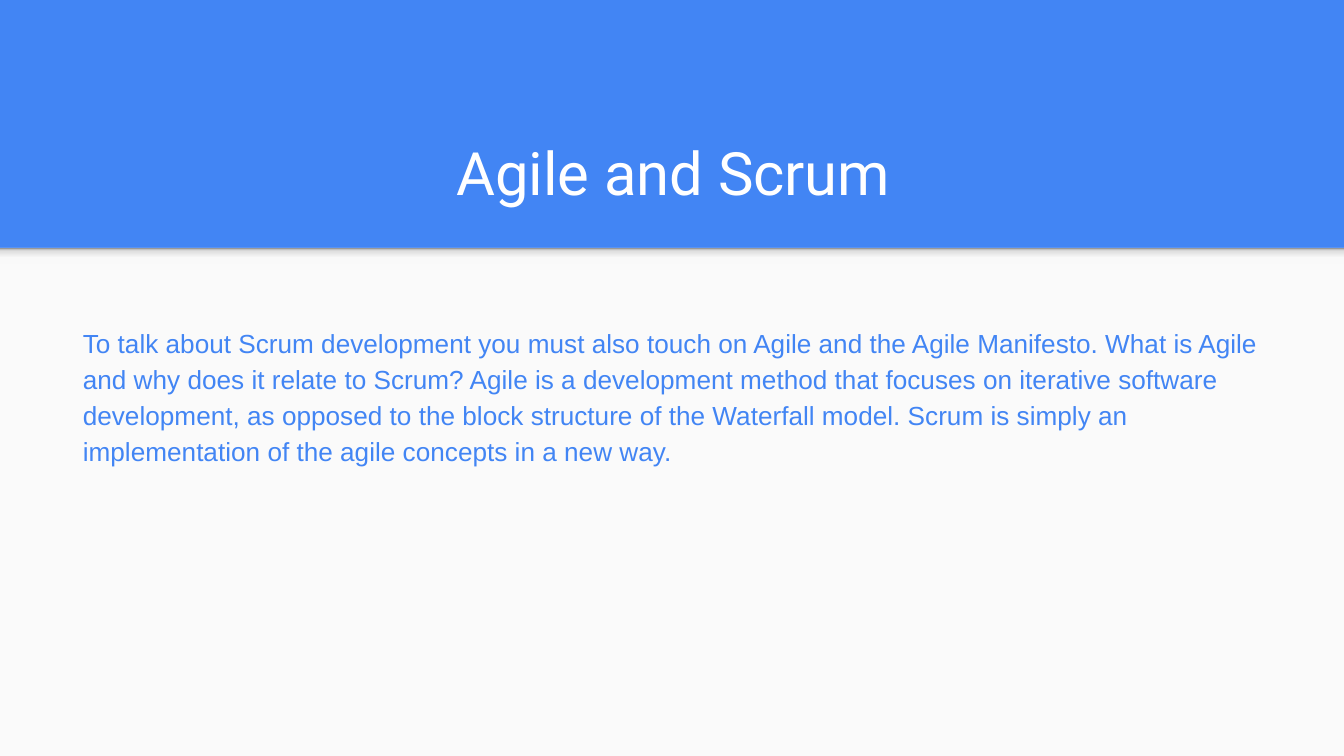
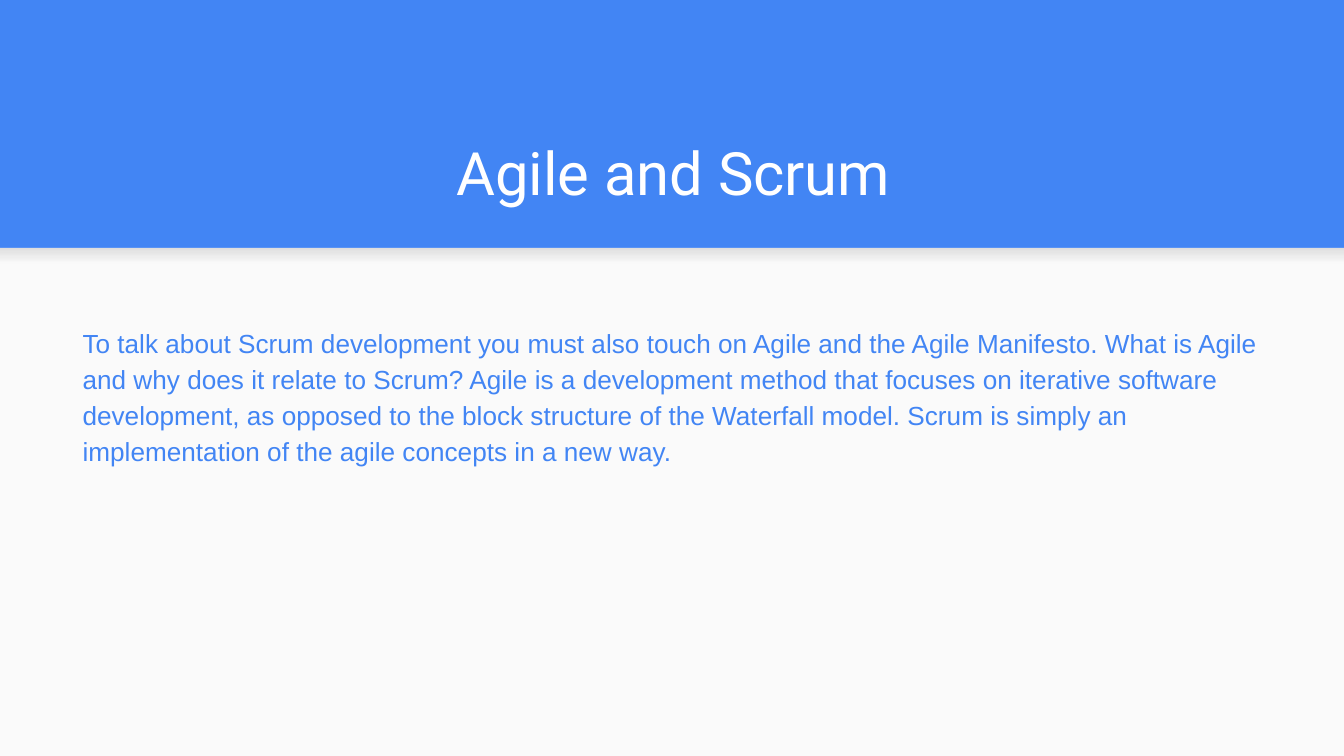
Before and after one commit to escalonn/dotnet-notes, a slide deck: slide 2 of 4-devops/Scrum Development.pptx. Drawn at 1344x756 pixels with LibreOffice and Linux fonts; fonts in the diff are those of the drawing. Boxes give left, top, right and bottom in pixels: in the first picture for what was removed or moved away, otherwise in the second. Text is boxed around its words. In the diff, an @@ line names an element or a change of style, - is before the commit and + after.

Commit message:
update scrum ppt a bit

```diff
--- a/4-devops/Scrum Development.pptx
+++ b/4-devops/Scrum Development.pptx
@@ rectangle at (x1=0, y1=247, x2=1344, y2=263): fill gradient #F9F9F9 to #DEDEDE to #999999 to gradient #F9F9F9 to #DEDEDE @@
```
Also in this commit, not shown: 10 other slides changed, 1 slide added, 1 slide removed.
